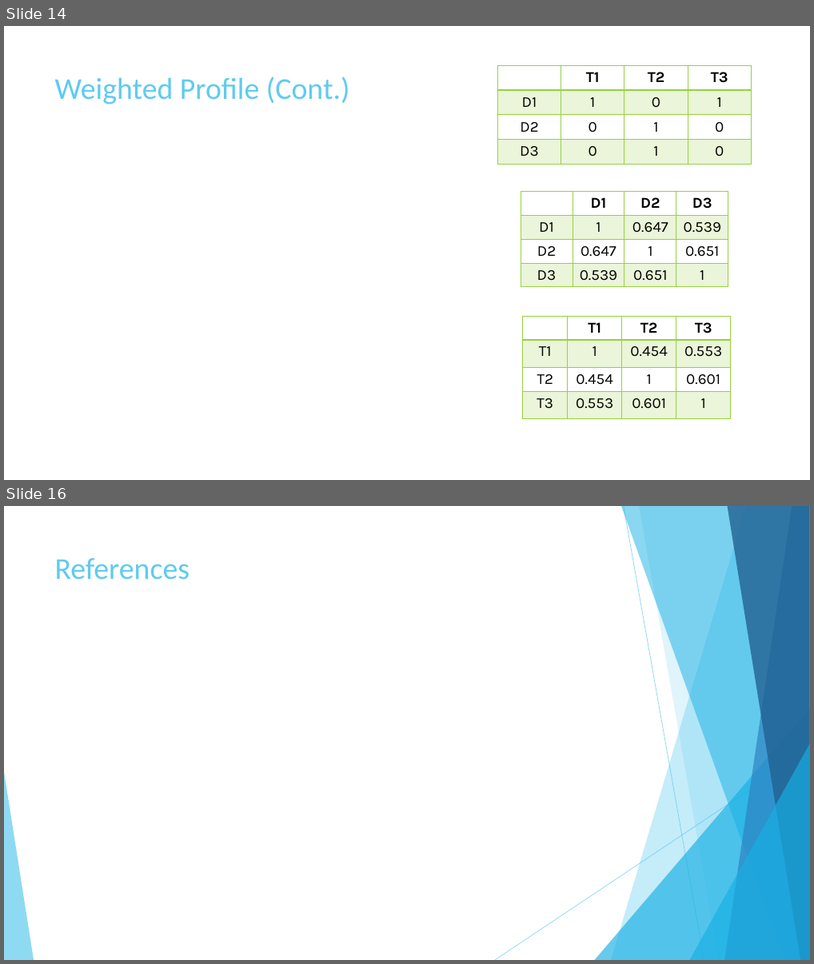
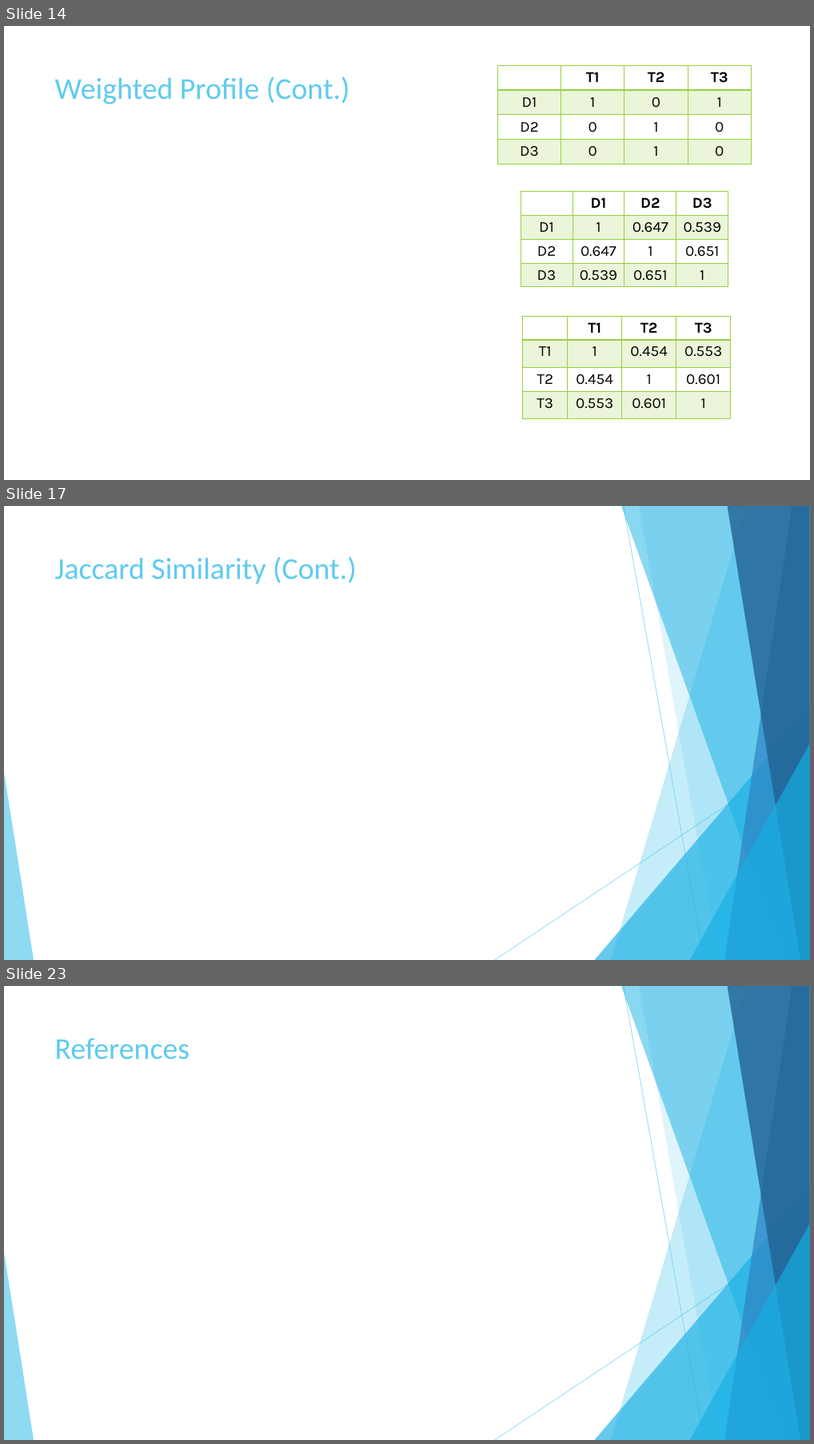
Before and after one commit to AbdullahAlZoabi/Drug-Target-Interaction-Prediction, a slide deck: Drug-Target Interaction Prediction.pptx. Shown one above the other, each under a label of ours: slides 14 and 16 before the commit, slides 14, 17 and 23 after it; the slides between them are not shown. The pictures are 814x964 and 814x1444 pixels, drawn with LibreOffice and Linux fonts; fonts in the diff are those of the drawing; grey boxes stand for pictures. Boxes give left, top, right and bottom in pixels: in the first picture for what was removed or moved away, otherwise in the second. Text is boxed around its words. In the diff, an @@ line names an element or a change of style, - is before the commit and + after.

```diff
--- a/Drug-Target Interaction Prediction.pptx
+++ b/Drug-Target Interaction Prediction.pptx
@@ slide 17 added at <box>4,506,810,960</box>, background #FFFFFF; not listed: 10 template elements that a slide beside it also shows @@
@@ title added at <box>55,556,357,584</box>, 36 pt, text #5FCBEF @@
+Jaccard Similarity (Cont.)
@@ what was slide 16 is now slide 23 @@
```
Also in this commit, not shown: 1 slide changed, 6 other slides added.
